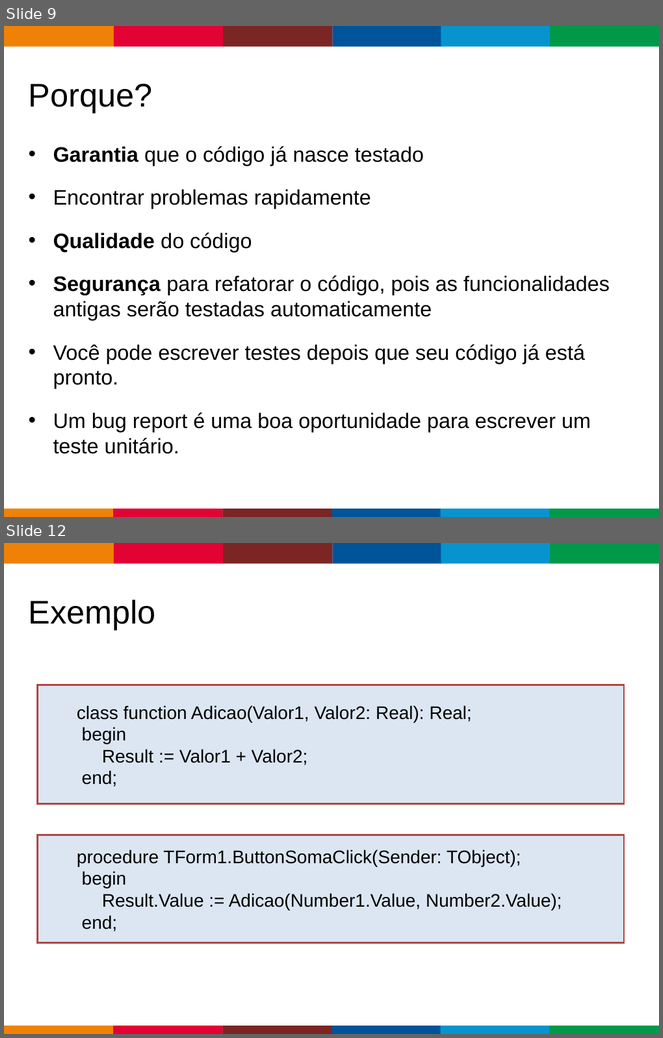
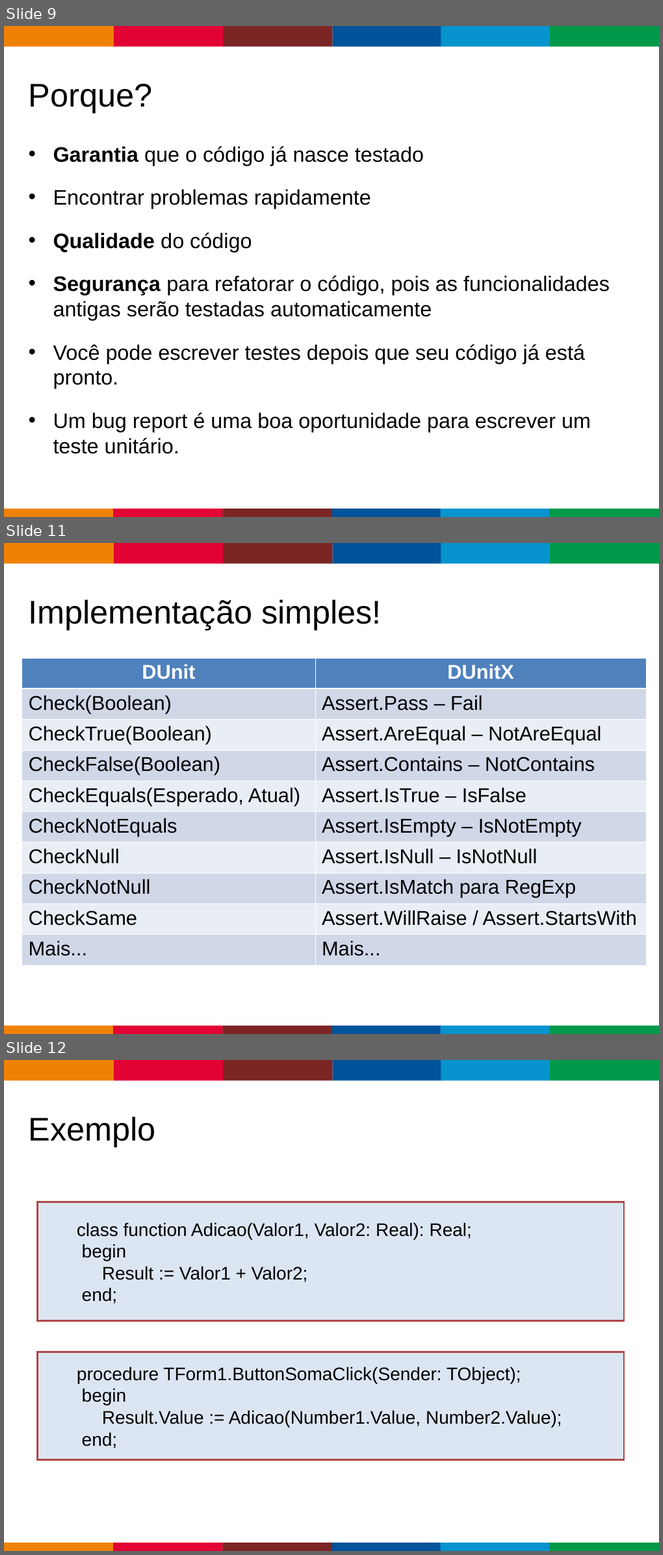
Before and after one commit to bravesoftdz/tdc-2017, a slide deck: Apresentação/Unittest.ppt. Shown one above the other, each under a label of ours: slides 9 and 12 before the commit, slides 9, 11 and 12 after it; the slides between them are not shown. The pictures are 663x1038 and 663x1555 pixels, drawn with LibreOffice and Linux fonts; fonts in the diff are those of the drawing; background and template pictures are left out. Boxes give left, top, right and bottom in pixels: in the first picture for what was removed or moved away, otherwise in the second. Text is boxed around its words. In the diff, an @@ line names an element or a change of style, - is before the commit and + after.

```diff
--- a/Apresentação/Unittest.ppt
+++ b/Apresentação/Unittest.ppt
@@ slide 11 added at bbox=[4, 543, 659, 1034], background #FFFFFF; not listed: 13 template elements that a slide beside it also shows @@
@@ title added at bbox=[29, 600, 382, 630], 36 pt, text #000000 @@
+Implementação simples!
@@ table added at bbox=[22, 658, 646, 964], 10 rows, 2 columns @@
+DUnit | DUnitX
+Check(Boolean) | Assert.Pass – Fail
+CheckTrue(Boolean) | Assert.AreEqual – NotAreEqual
+CheckFalse(Boolean) | Assert.Contains – NotContains
+CheckEquals(Esperado, Atual) | Assert.IsTrue – IsFalse
+CheckNotEquals | Assert.IsEmpty – IsNotEmpty
+CheckNull | Assert.IsNull – IsNotNull
+CheckNotNull | Assert.IsMatch para RegExp
+CheckSame | Assert.WillRaise / Assert.StartsWith
+Mais... | Mais...
```
Also in this commit, not shown: 4 slides changed, 2 other slides added, 1 slide removed, 2 other files.
